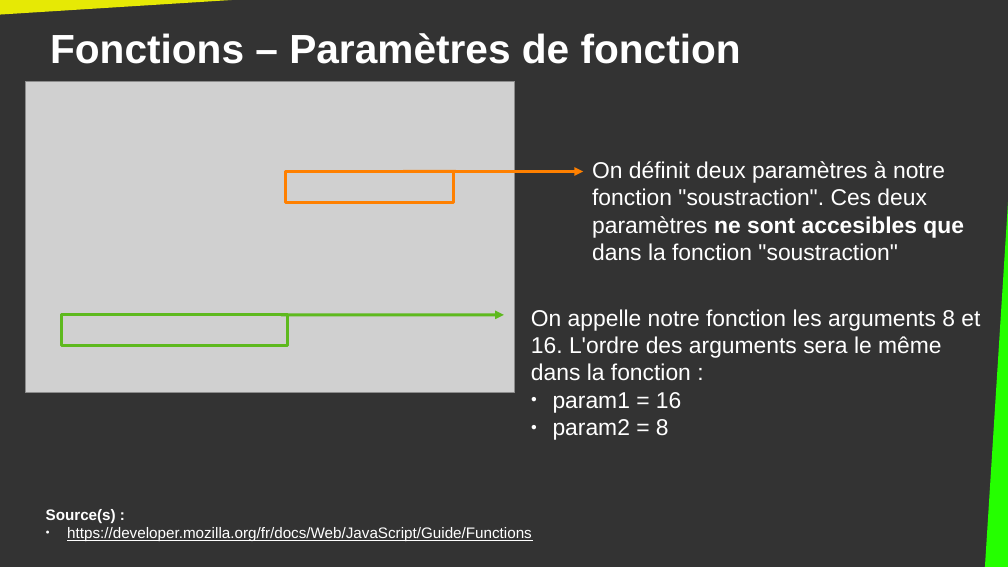
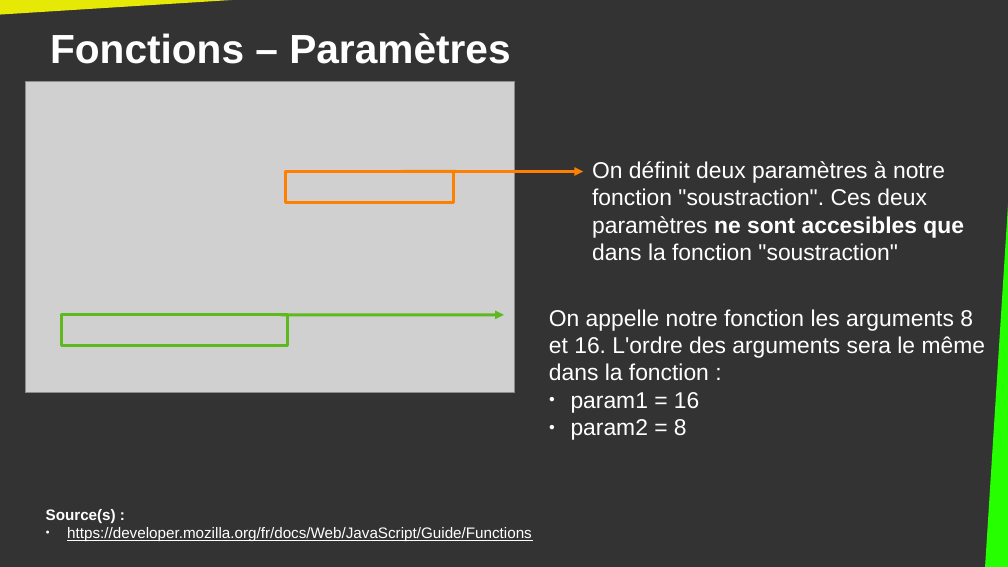
Before and after one commit to DanYellow/cours, a slide deck: slide 27 of integration-web-s2/travaux-pratiques/numero-5/presentation.odp. Drawn at 1008x567 pixels with LibreOffice and Linux fonts; fonts in the diff are those of the drawing; grey boxes stand for pictures. Boxes give left, top, right and bottom in pixels: in the first picture for what was removed or moved away, otherwise in the second. Text is boxed around its words. In the diff, an @@ line names an element or a change of style, - is before the commit and + after.

```diff
--- a/integration-web-s2/travaux-pratiques/numero-5/presentation.odp
+++ b/integration-web-s2/travaux-pratiques/numero-5/presentation.odp
@@ title at (50, 33, 510, 64): text changed @@
-Fonctions – Paramètres de fonction
+Fonctions – Paramètres
@@ text "On appelle notre fonction les ..." rewrapped from (531, 309, 980, 440) to (549, 309, 986, 440) @@
```
Also in this commit, not shown: 6 other slides changed, 2 other files.
